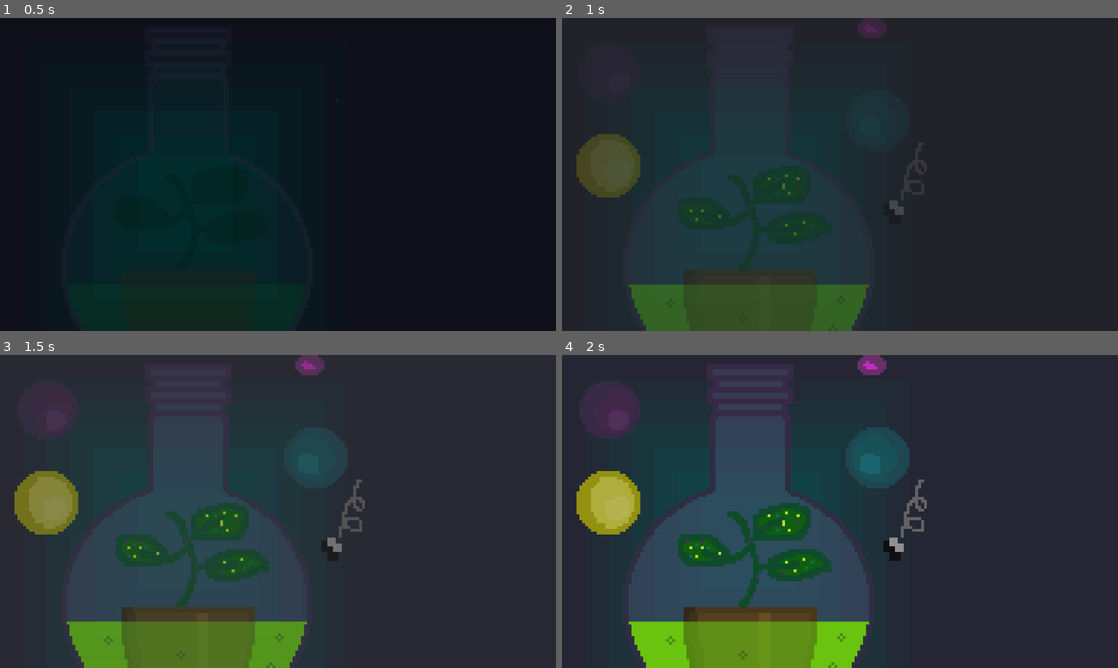
Above: before the commit, frames 1-4 (two rows, left to right).
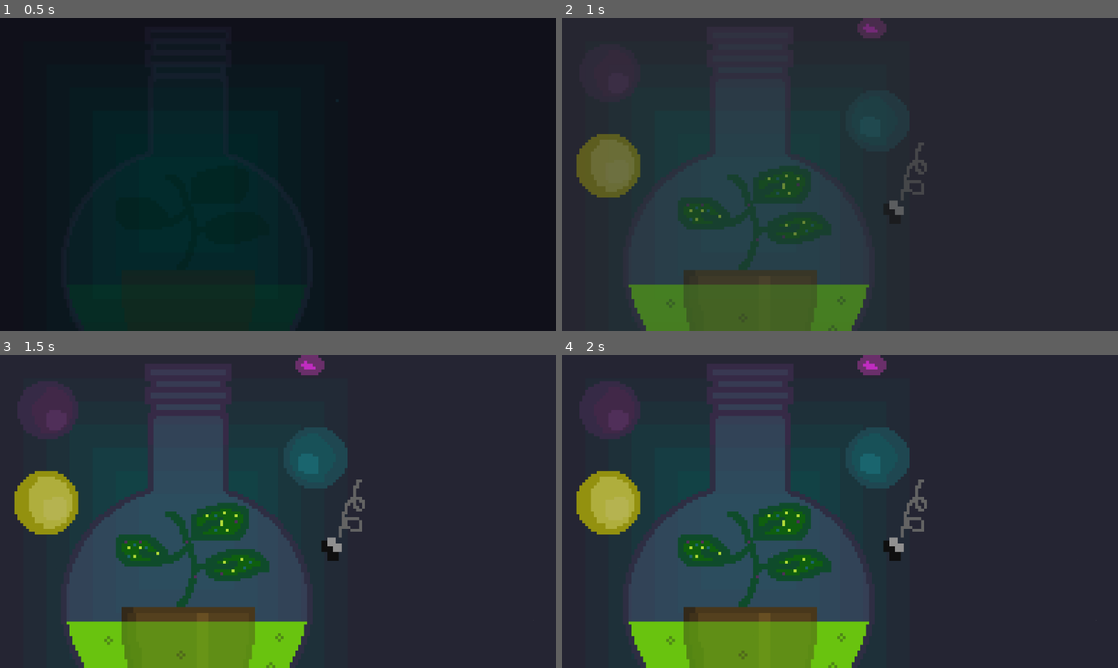
Above: after the commit, the same moments.

Repository: Magical-Schedule/magical-schedule
Game: Godot game, scene res://scenes/Menu/MainMenu.tscn
Two runs of this game, one before a commit and one after it. Both use one fixed random seed, a clock stepped at 60 frames per second and the inputs below.
Inputs (mouse positions are in pixels of both pictures, inside the frame that each line leads up to):
- Up to frame 1 (0.5 s): no input
- Up to frame 2 (1 s): tap Enter at 0.5 s; move the mouse to (962, 158) at 0.52 s; hold D (move_right) from 0.53 s (still down); click (962, 158) at 0.67 s
- Up to frame 3 (1.5 s): move the mouse to (166, 527) at 1.27 s; release D (move_right) at 1.28 s; hold S (move_down) from 1.28 s (still down); click (166, 527) at 1.42 s
- Up to frame 4 (2 s): keep holding S (move_down)

Frame 1 is identical in both runs. In frame 2, 3.7% of the frame differs, in the area x 5-57%, y 1-100%; in frame 3, 7.9%, in the area x 2-62%, y 1-100%; in frame 4, nothing differs.

Commit message:
Added quit functionality to pause menu, created inherited menu class.

Diff:
--- a/scenes/Menu/MainMenu.tscn
+++ b/scenes/Menu/MainMenu.tscn
@@ -97,12 +97,5 @@
 theme_override_styles/panel = SubResource("StyleBoxTexture_4ms1j")
 script = ExtResource("6_4ms1j")
 
-[node name="Fade" type="ColorRect" parent="."]
-layout_mode = 0
-offset_right = 1920.0
-offset_bottom = 1080.0
-mouse_filter = 2
-color = Color(0, 0, 0, 1)
-
 [connection signal="pressed" from="MainMenuButtons/Play" to="." method="_on_play_pressed"]
 [connection signal="pressed" from="MainMenuButtons/Quit" to="." method="_on_quit_pressed"]
--- a/scenes/Menu/PauseMenu.tscn
+++ b/scenes/Menu/PauseMenu.tscn
@@ -1,8 +1,9 @@
-[gd_scene load_steps=4 format=3 uid="uid://blxtd8bp30nrq"]
+[gd_scene load_steps=5 format=3 uid="uid://blxtd8bp30nrq"]
 
 [ext_resource type="Texture2D" uid="uid://ctpdbc1okskyn" path="res://assets/UI and logos/High res/MenuBackground.png" id="1_dc3ep"]
 [ext_resource type="Script" uid="uid://lkbwnjl6gwkx" path="res://scenes/Menu/pause_menu.gd" id="1_i6gef"]
 [ext_resource type="Theme" uid="uid://y0dbpcg64xsj" path="res://scenes/Menu/MenuTheme.tres" id="2_4d0hc"]
+[ext_resource type="Script" uid="uid://cqavquupunx1n" path="res://scenes/Menu/title.gd" id="4_408r0"]
 
 [node name="PauseMenu" type="Control"]
 layout_mode = 3
@@ -61,3 +62,7 @@
 "
 horizontal_alignment = 1
 vertical_alignment = 1
+script = ExtResource("4_408r0")
+
+[connection signal="pressed" from="VBoxContainer/Quit to Menu" to="." method="_on_quit_to_menu_pressed"]
+[connection signal="pressed" from="VBoxContainer/Quit to Desktop" to="." method="_on_quit_to_desktop_pressed"]
--- a/scenes/Menu/main_menu.gd
+++ b/scenes/Menu/main_menu.gd
@@ -1,17 +1,11 @@
-extends Control
+extends "res://scenes/Menu/menu.gd"
 
 var playScene : String = "res://Scenes/dev/playground.tscn"
 
-@export var fade_time := 1.5
-@export var fade_out := 0.5
-
 @onready var image_a: NinePatchRect = $FadedBg
 @onready var image_b: NinePatchRect = $IconBg
-@onready var fade: ColorRect = $Fade
 
 func _ready():
-	fade.modulate.a = 0.0
-	fade.visible = true
 	image_b.modulate.a = 0.0
 
 	await get_tree().create_timer(0.5).timeout
@@ -24,22 +18,7 @@
 	tween.tween_property(image_b, "modulate:a", 0.8, fade_time)
 
 func _on_quit_pressed() -> void:
-	get_tree().quit()
+	quit()
 
 func _on_play_pressed() -> void:
 	fade_then_load_scene(playScene)
-
-func fade_then_load_scene(scene_path: String) -> void:
-	fade.modulate.a = 0.0
-	fade.visible = true
-
-	await get_tree().process_frame
-
-	var tween = create_tween()
-	tween.set_trans(Tween.TRANS_SINE)
-	tween.set_ease(Tween.EASE_IN)
-	tween.tween_property(fade, "modulate:a", 1.0, fade_out)
-
-	await tween.finished
-
-	GF.load_scene(scene_path)
--- a/scenes/Menu/main_menu_buttons.gd
+++ b/scenes/Menu/main_menu_buttons.gd
@@ -17,6 +17,5 @@
 
 	tween.tween_property(self, "modulate:a", 1.0, fade_time)
 
-# Called every frame. 'delta' is the elapsed time since the previous frame.
 func _process(delta: float) -> void:
 	pass
--- /dev/null
+++ b/scenes/Menu/menu.gd
@@ -0,0 +1,33 @@
+extends Node
+
+@export var fade_time := 1.0
+@export var fade_out := 0.5
+
+func _ready() -> void:
+	pass
+
+func _process(delta: float) -> void:
+	pass
+
+func quit() -> void:
+	get_tree().quit()
+
+func fade_then_load_scene(scene_path: String) -> void:
+	var fade := ColorRect.new()
+	fade.color = Color(0,0,0)
+	fade.set_anchors_preset(Control.PRESET_FULL_RECT)
+	fade.modulate.a = 0.0
+	add_child(fade)
+
+	await get_tree().process_frame
+
+	var tween = create_tween()
+	tween.set_trans(Tween.TRANS_SINE)
+	tween.set_ease(Tween.EASE_IN)
+	tween.tween_property(fade, "modulate:a", 1.0, fade_out)
+	await tween.finished
+
+	if Engine.has_singleton("GF"):
+		GF.load_scene(scene_path)
+	else:
+		get_tree().change_scene_to_file(scene_path)
--- a/scenes/Menu/pause_menu.gd
+++ b/scenes/Menu/pause_menu.gd
@@ -1,11 +1,16 @@
-extends Control
+extends "res://scenes/Menu/menu.gd"
+
+var menuScene : String = "res://scenes/Menu/MainMenu.tscn"
+
+func _ready() -> void:
+	pass
 
 
-# Called when the node enters the scene tree for the first time.
-func _ready() -> void:
-	pass # Replace with function body.
-
-
-# Called every frame. 'delta' is the elapsed time since the previous frame.
 func _process(delta: float) -> void:
 	pass
+
+func _on_quit_to_menu_pressed() -> void:
+	fade_then_load_scene(menuScene)
+
+func _on_quit_to_desktop_pressed() -> void:
+	quit()
--- /dev/null
+++ b/scenes/Menu/title.gd
@@ -0,0 +1,16 @@
+extends Label
+
+@export var wait := 1.0
+
+func _ready() -> void:
+	flicker()
+
+func _process(delta):
+	pass
+
+func flicker():
+	while true:
+		modulate.a = 1.0
+		await get_tree().create_timer(wait).timeout
+		modulate.a = 0.0
+		await get_tree().create_timer(wait).timeout
Not shown, added: scenes/Menu/menu.gd.uid
Not shown, added: scenes/Menu/title.gd.uid
